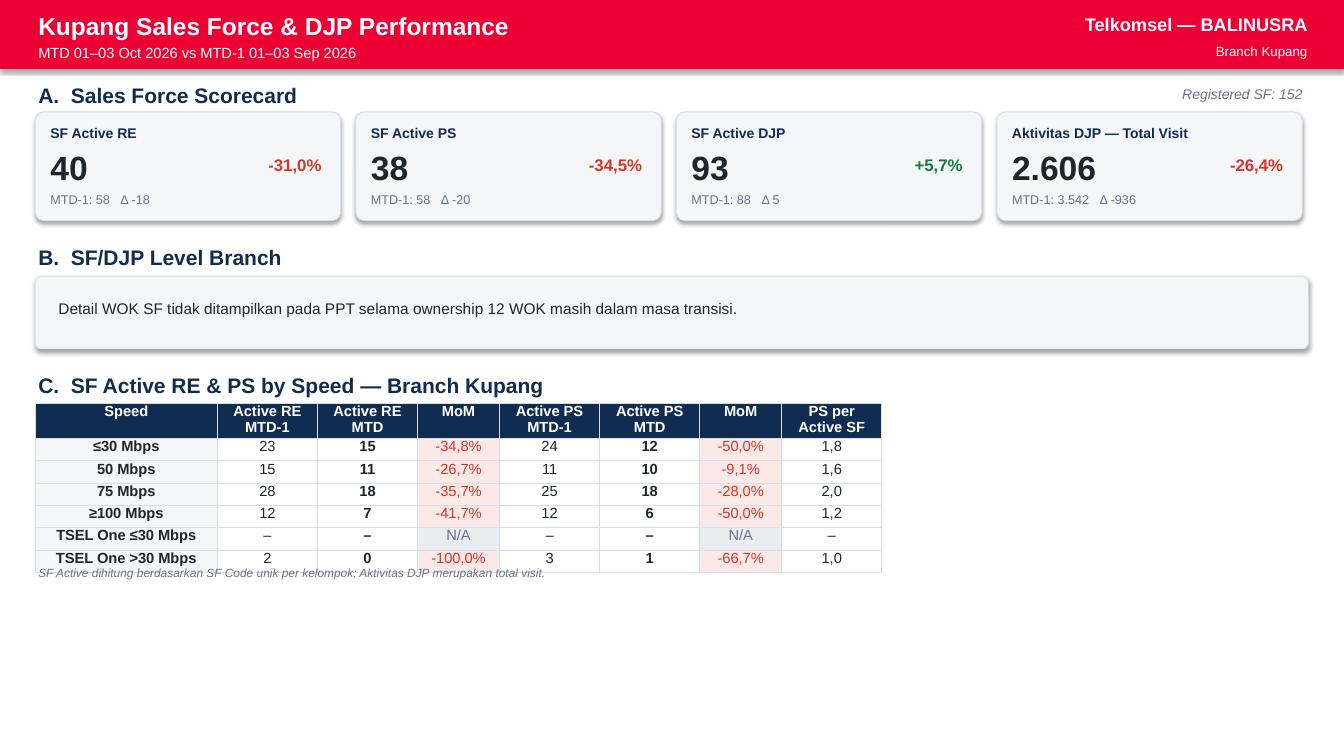
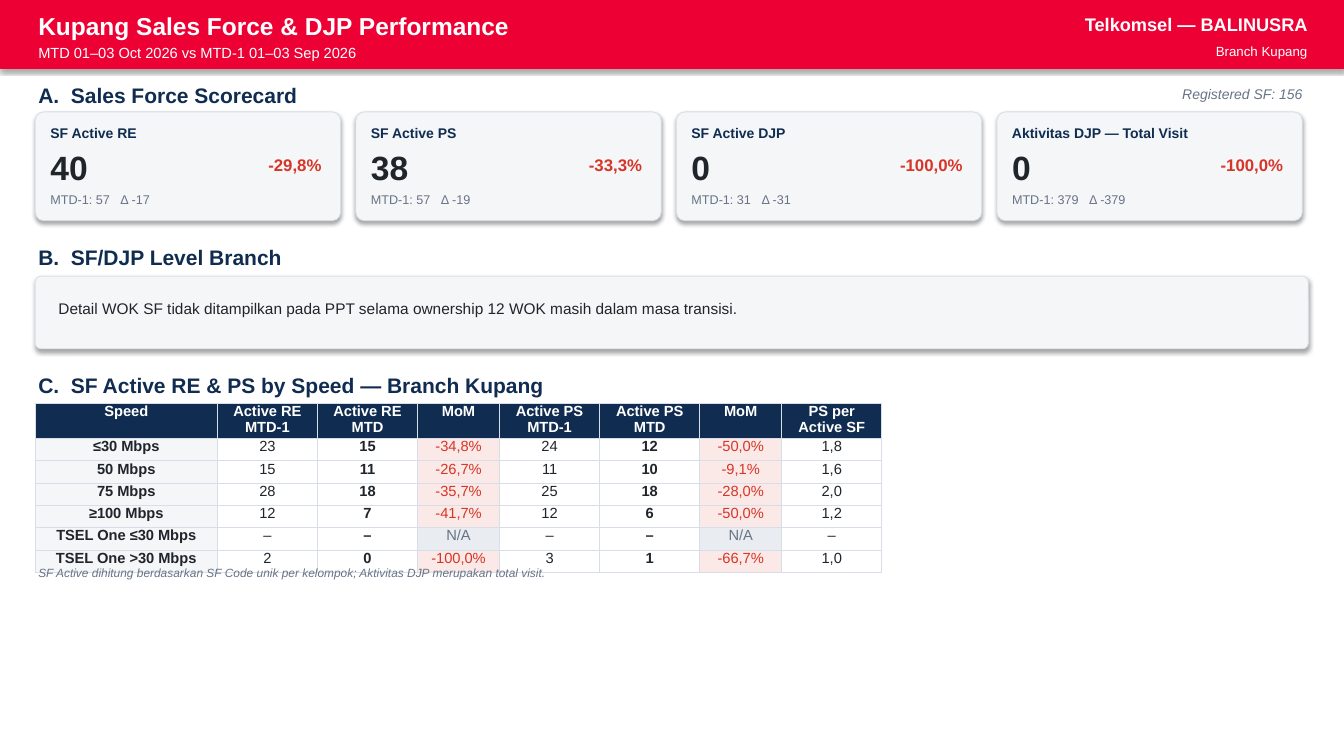
Before and after one commit to linktreehhbalnus-eng/wow_balnus, a slide deck: slide 2 of beta_12wok/reports/BRANCH_KUPANG_PERFORMANCE_SUMMARY_20261003_INARA.pptx. Drawn at 1344x756 pixels with LibreOffice and Linux fonts; fonts in the diff are those of the drawing. Boxes give left, top, right and bottom in pixels: in the first picture for what was removed or moved away, otherwise in the second. Text is boxed around its words. In the diff, an @@ line names an element or a change of style, - is before the commit and + after.

```diff
--- a/beta_12wok/reports/BRANCH_KUPANG_PERFORMANCE_SUMMARY_20261003_INARA.pptx
+++ b/beta_12wok/reports/BRANCH_KUPANG_PERFORMANCE_SUMMARY_20261003_INARA.pptx
@@ text at bbox=[1182, 89, 1302, 102]: text changed @@
-Registered SF: 152
+Registered SF: 156
@@ text at bbox=[268, 159, 321, 174]: text changed @@
--31,0%
+-29,8%
@@ text at bbox=[589, 159, 642, 174]: text changed @@
--34,5%
+-33,3%
@@ text at bbox=[691, 156, 710, 181]: text changed @@
-93
+0
@@ text at bbox=[900, 159, 962, 174]: text changed; text colour #137D3F to #D73527 @@
-+5,7%
+-100,0%
@@ text at bbox=[1012, 156, 1031, 181]: text changed @@
-2.606
+0
@@ text at bbox=[1221, 159, 1283, 174]: text changed @@
--26,4%
+-100,0%
@@ text at bbox=[50, 195, 150, 204]: text changed @@
-MTD-1: 58 Δ -18
+MTD-1: 57 Δ -17
@@ text at bbox=[371, 195, 470, 204]: text changed @@
-MTD-1: 58 Δ -20
+MTD-1: 57 Δ -19
@@ text at bbox=[691, 195, 791, 204]: text changed @@
-MTD-1: 88 Δ 5
+MTD-1: 31 Δ -31
@@ text at bbox=[1012, 195, 1125, 204]: text changed @@
-MTD-1: 3.542 Δ -936
+MTD-1: 379 Δ -379
```
Also in this commit, not shown: 5 other slides changed, 12 other files.
